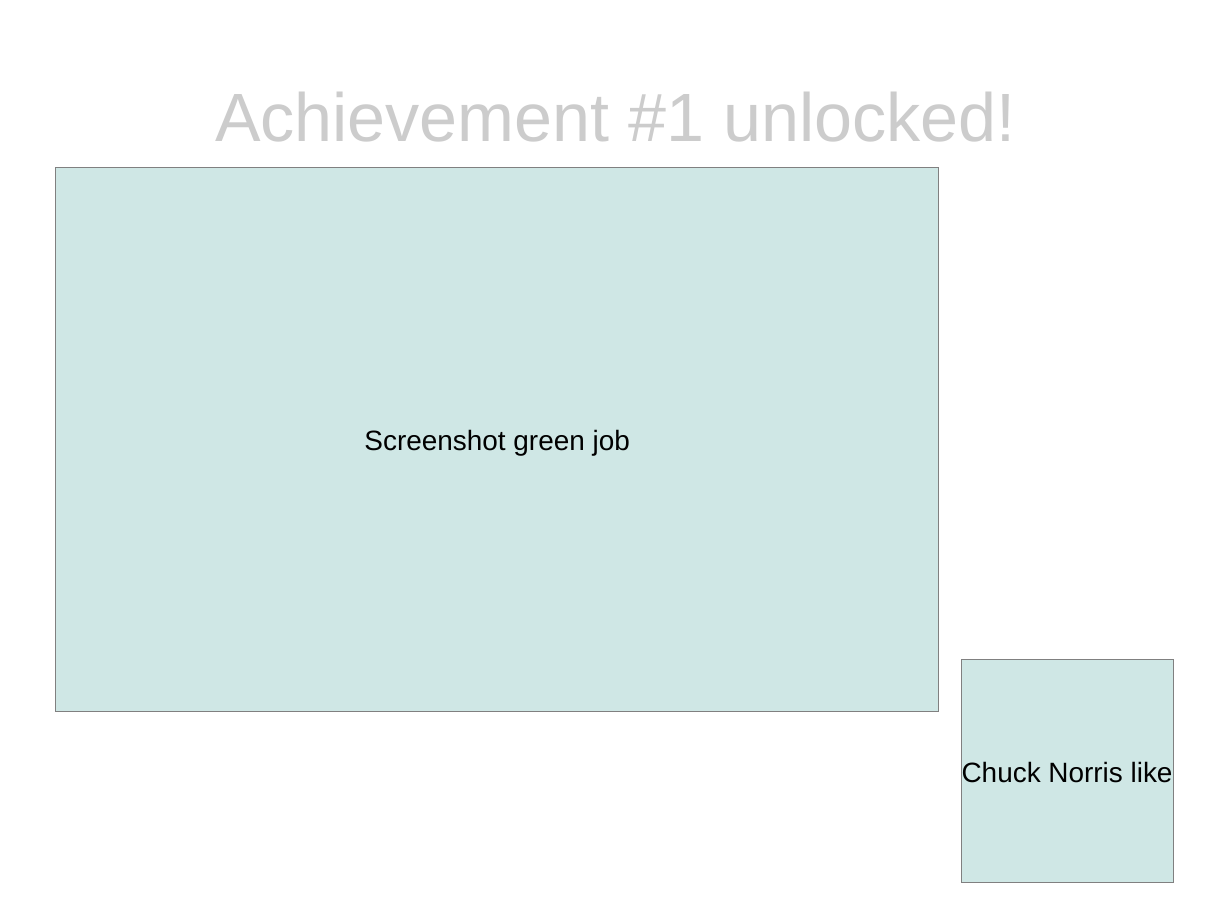
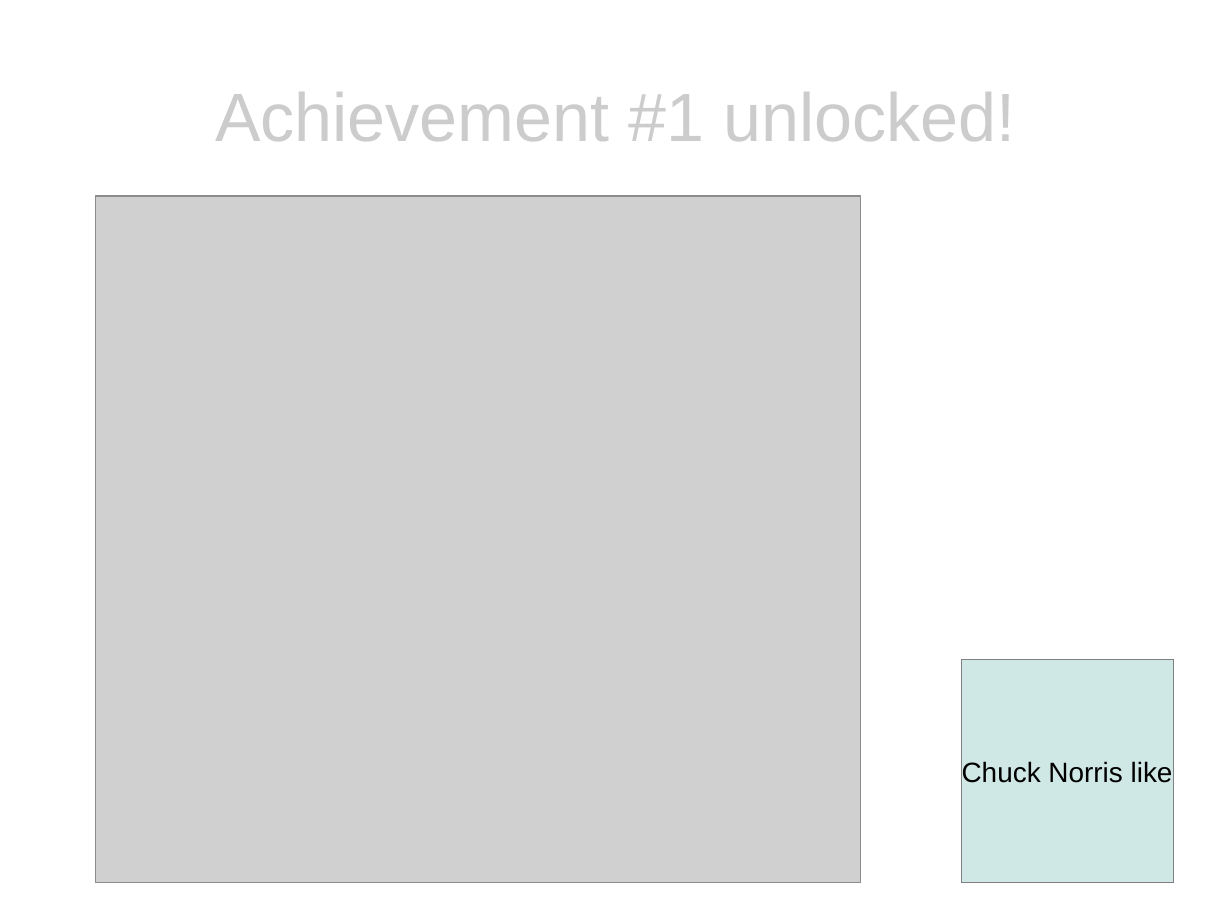
Before and after one commit to eclipse/recommenders, a slide deck: slide 5 of presentation/presentation.odp. Drawn at 1232x924 pixels with LibreOffice and Linux fonts; fonts in the diff are those of the drawing; grey boxes stand for pictures. Boxes give left, top, right and bottom in pixels: in the first picture for what was removed or moved away, otherwise in the second. Text is boxed around its words. In the diff, an @@ line names an element or a change of style, - is before the commit and + after.

```diff
--- a/presentation/presentation.odp
+++ b/presentation/presentation.odp
@@ rectangle removed at [56, 168, 939, 712] @@
-Screenshot green job
@@ picture added at [95, 196, 861, 883] @@
```
Also in this commit, not shown: 5 other slides changed, 11 other files.
